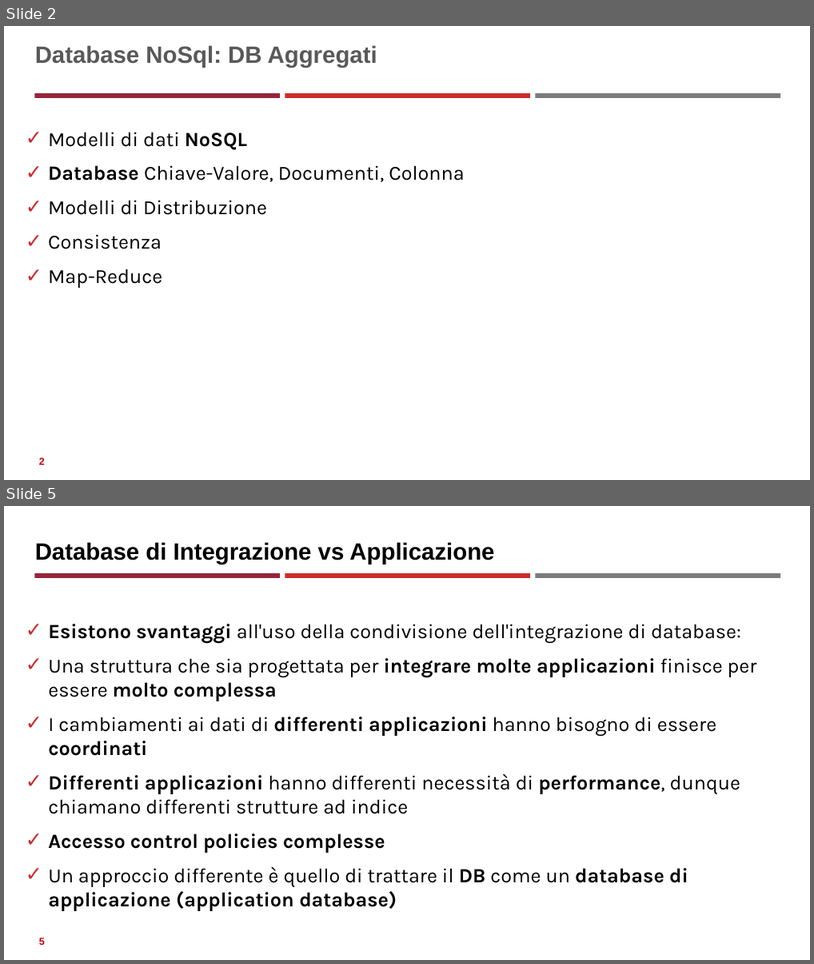
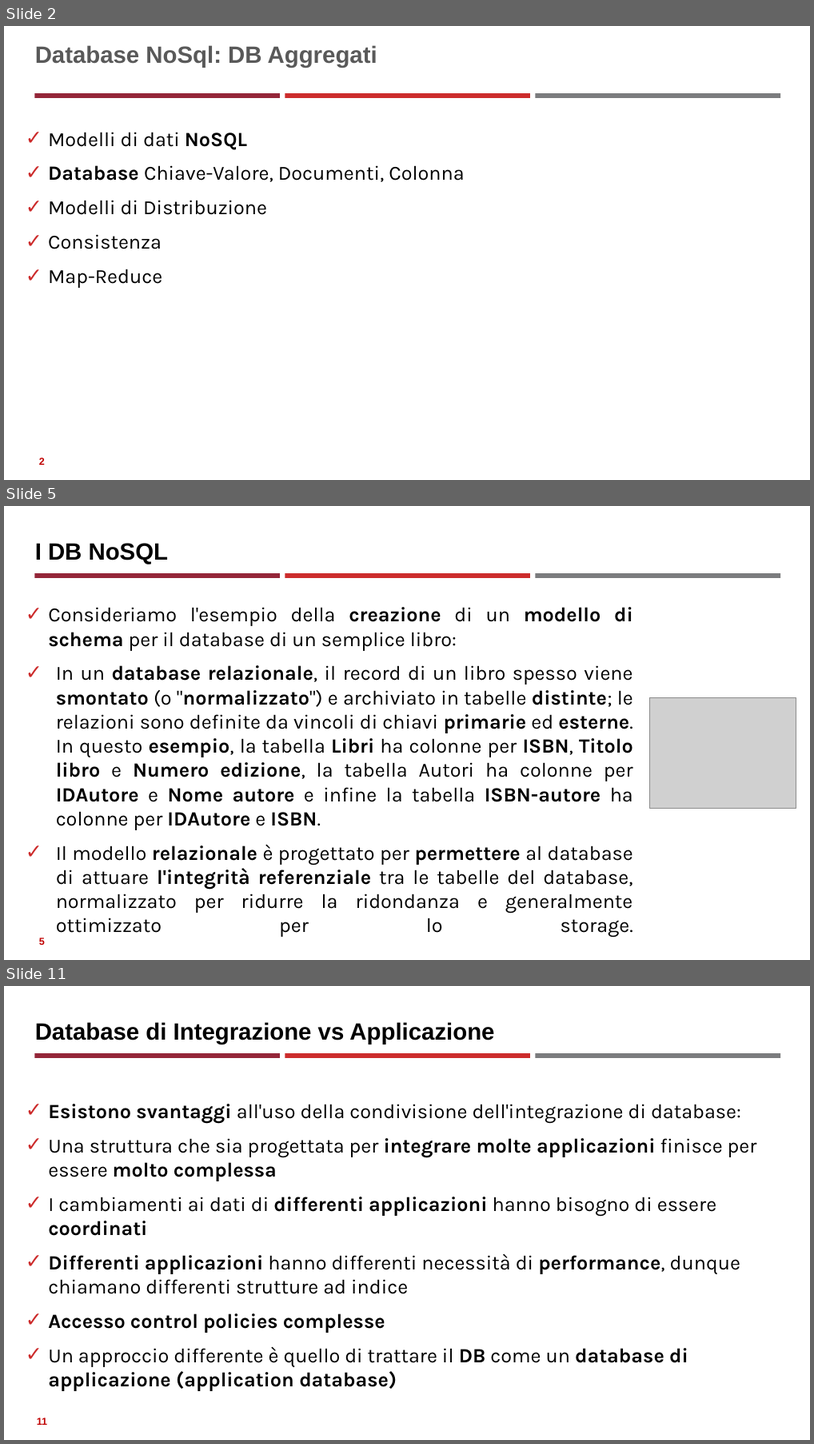
Before and after one commit to neural1977/data_science_interview_material, a slide deck: Assicurazioni/Databases_NoSql_ita.pptx. Shown one above the other, each under a label of ours: slides 2 and 5 before the commit, slides 2, 5 and 11 after it; the slides between them are not shown. The pictures are 814x964 and 814x1444 pixels, drawn with LibreOffice and Linux fonts; fonts in the diff are those of the drawing; grey boxes stand for pictures. Boxes give left, top, right and bottom in pixels: in the first picture for what was removed or moved away, otherwise in the second. Text is boxed around its words. In the diff, an @@ line names an element or a change of style, - is before the commit and + after.

```diff
--- a/Assicurazioni/Databases_NoSql_ita.pptx
+++ b/Assicurazioni/Databases_NoSql_ita.pptx
@@ slide 5 added at (x1=4, y1=506, x2=810, y2=960), background #FFFFFF; not listed: 3 template elements that a slide beside it also shows @@
@@ title added at (x1=35, y1=543, x2=168, y2=564), 28 pt, text #000000, bold @@
+I DB NoSQL
@@ text added at (x1=48, y1=607, x2=634, y2=888), 24 pt, text #000000 @@
+✓ Consideriamo l'esempio della creazione di un modello di schema per il database di un semplice libro:
+✓ In un database relazionale, il record di un libro spesso viene smontato (o "normalizzato") e archiviato in tabelle distinte; le relazioni sono definite da vincoli di chiavi primarie ed esterne. In questo esempio, la tabella Libri ha colonne per ISBN, Titolo libro e Numero edizione, la tabella Autori ha colonne per IDAutore e Nome autore e infine la tabella ISBN-autore ha colonne per IDAutore e ISBN.
+✓ Il modello relazionale è progettato per permettere al database di attuare l'integrità referenziale tra le tabelle del database, normalizzato per ridurre la ridondanza e generalmente ottimizzato per lo storage.
@@ picture added at (x1=650, y1=698, x2=797, y2=808) @@
@@ page number added at (x1=39, y1=937, x2=45, y2=944), 12 pt, text #C00000, bold @@
+5
@@ what was slide 5 is now slide 11 @@
@@ page number at (x1=37, y1=1417, x2=47, y2=1424): text changed @@
-5
+11
```
Also in this commit, not shown: 5 slides changed, 9 other slides added, 1 other file.
